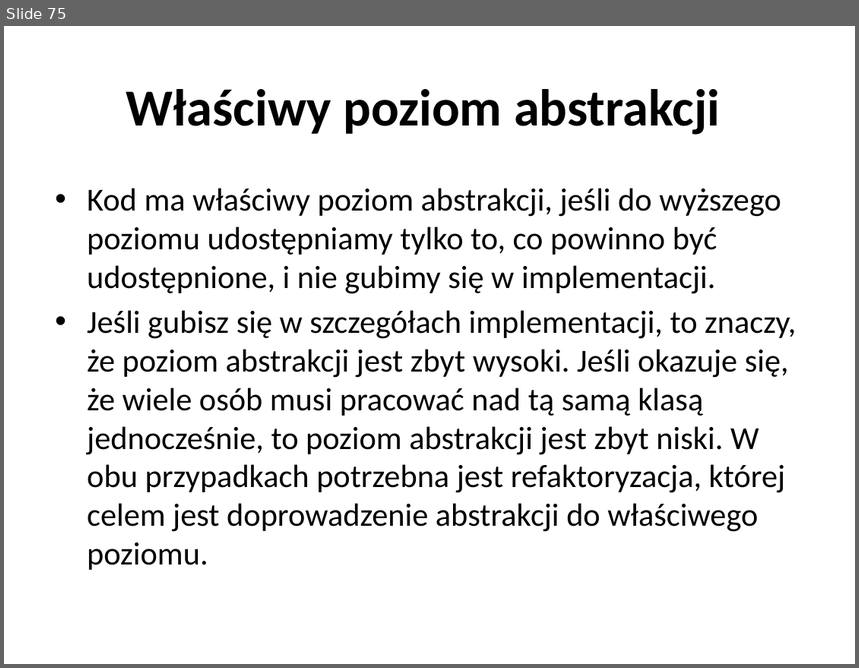
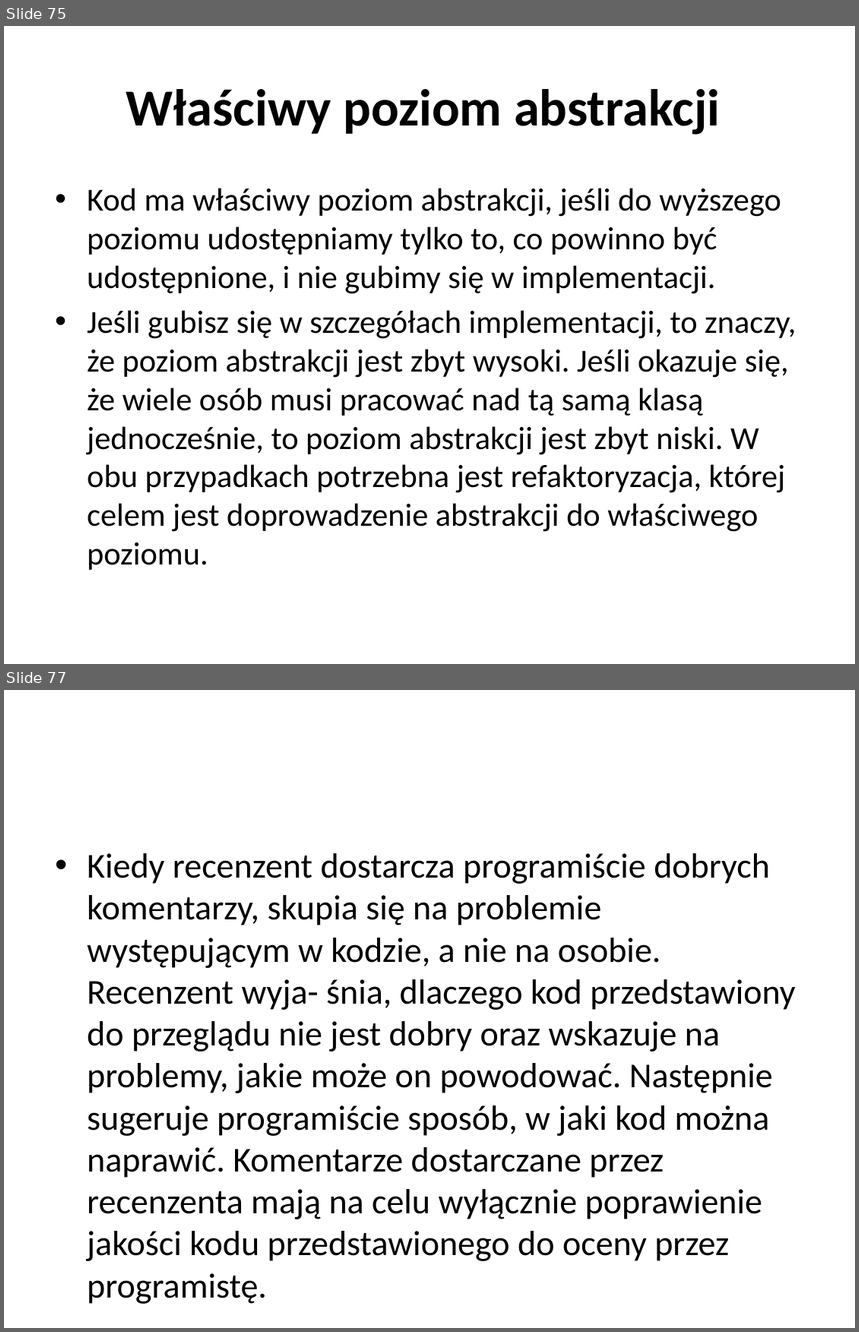
Before and after one commit to vantale/SOLID, a slide deck: CleanCode/Docs/Wprowadzenie do SOLID&CleanCode.pptx. Shown one above the other, each under a label of ours: slide 75 before the commit, slides 75 and 77 after it; the slides between them are not shown. The pictures are 859x668 and 859x1332 pixels, drawn with LibreOffice and Linux fonts; fonts in the diff are those of the drawing. Boxes give left, top, right and bottom in pixels: in the first picture for what was removed or moved away, otherwise in the second. Text is boxed around its words. In the diff, an @@ line names an element or a change of style, - is before the commit and + after.

```diff
--- a/CleanCode/Docs/Wprowadzenie do SOLID&CleanCode.pptx
+++ b/CleanCode/Docs/Wprowadzenie do SOLID&CleanCode.pptx
@@ slide 77 added at bbox=[4, 690, 855, 1328], background #FFFFFF @@
@@ text added at bbox=[87, 853, 796, 1262], 29.6 pt, text #000000 @@
+• Kiedy recenzent dostarcza programiście dobrych komentarzy, skupia się na problemie występującym w kodzie, a nie na osobie. Recenzent wyja- śnia, dlaczego kod przedstawiony do przeglądu nie jest dobry oraz wskazuje na problemy, jakie może on powodować. Następnie sugeruje programiście sposób, w jaki kod można naprawić. Komentarze dostarczane przez recenzenta mają na celu wyłącznie poprawienie jakości kodu przedstawionego do oceny przez programistę.
```
Also in this commit, not shown: 5 other slides added, 17 other files.
